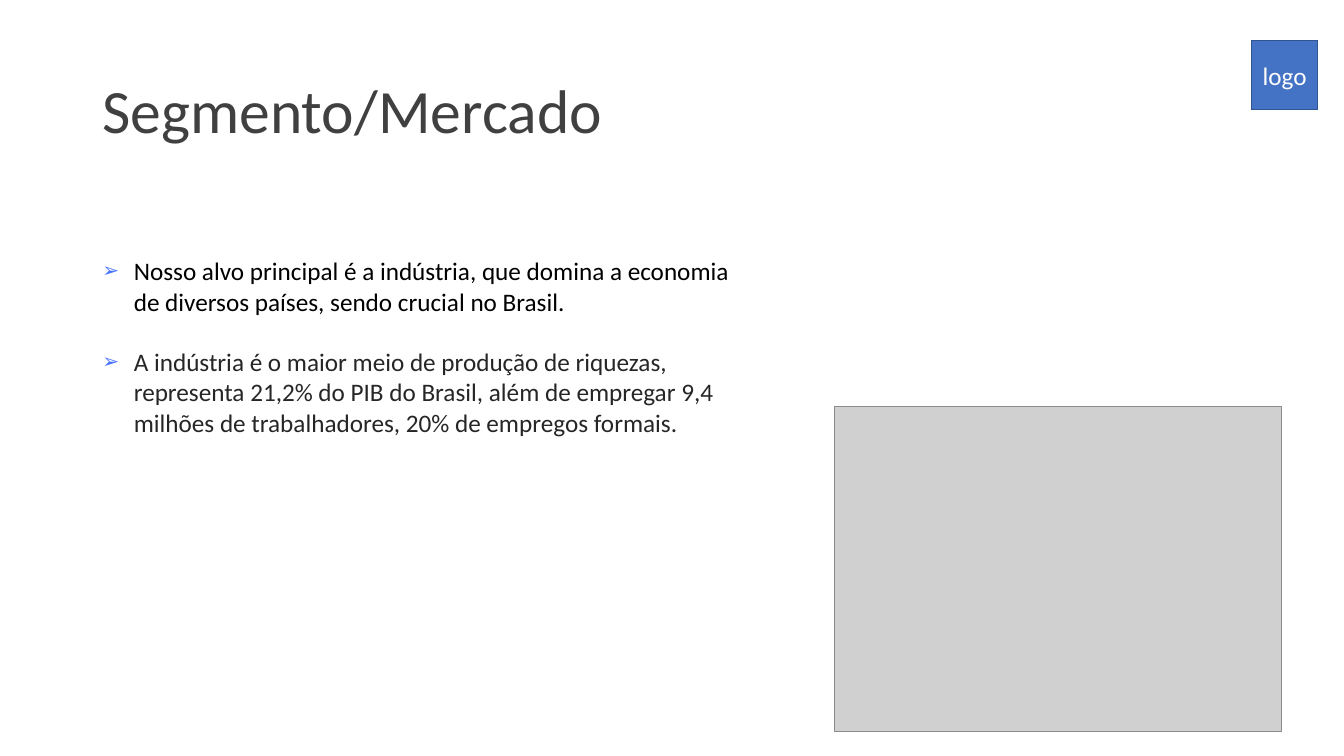
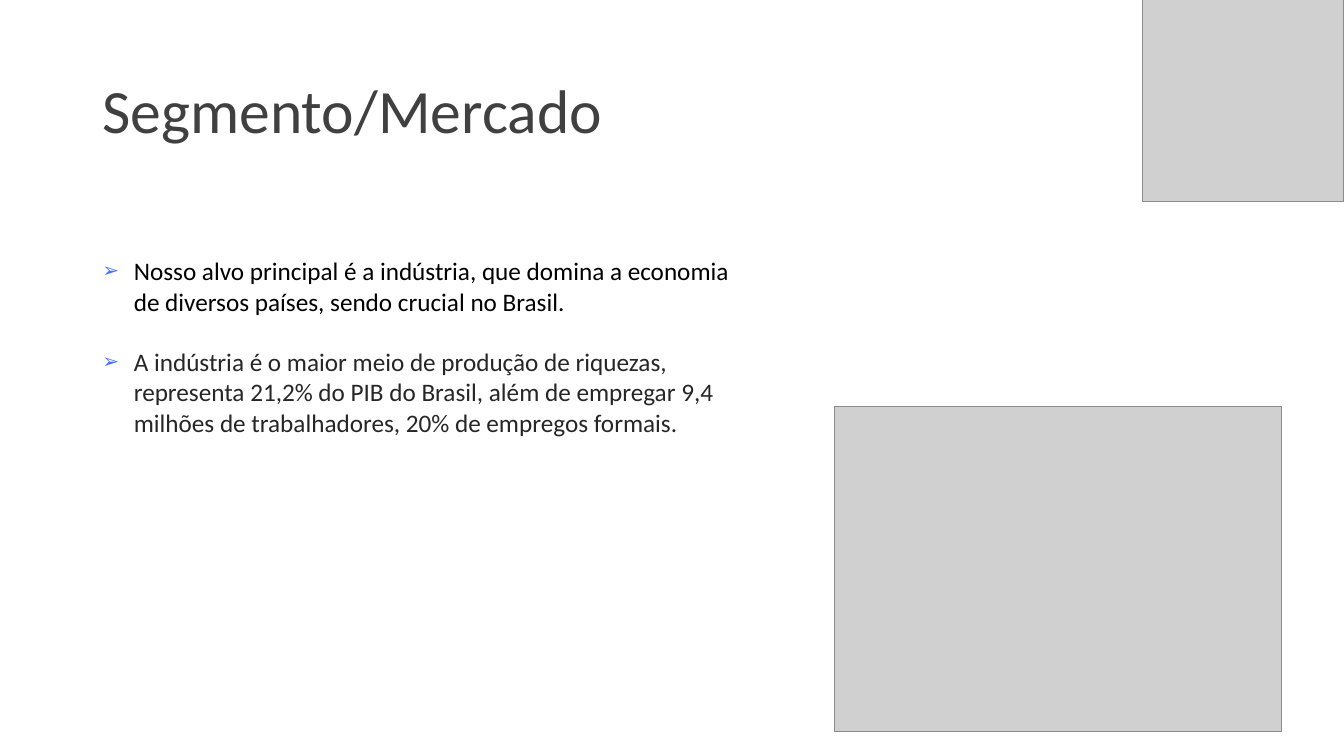
Before and after one commit to EltinhooZ/Projeto-Sprint-2, a slide deck: slide 3 of Projeto1luminosidade.pptx. Drawn at 1344x756 pixels with LibreOffice and Linux fonts; fonts in the diff are those of the drawing; grey boxes stand for pictures. Boxes give left, top, right and bottom in pixels: in the first picture for what was removed or moved away, otherwise in the second. Text is boxed around its words. In the diff, an @@ line names an element or a change of style, - is before the commit and + after.

```diff
--- a/Projeto1luminosidade.pptx
+++ b/Projeto1luminosidade.pptx
@@ picture added at (1142,0,1344,202) @@
@@ rectangle removed at (1252,40,1319,110) @@
-logo
```
Also in this commit, not shown: 6 other slides changed, 7 slides added, 6 slides removed, 11 other files.
